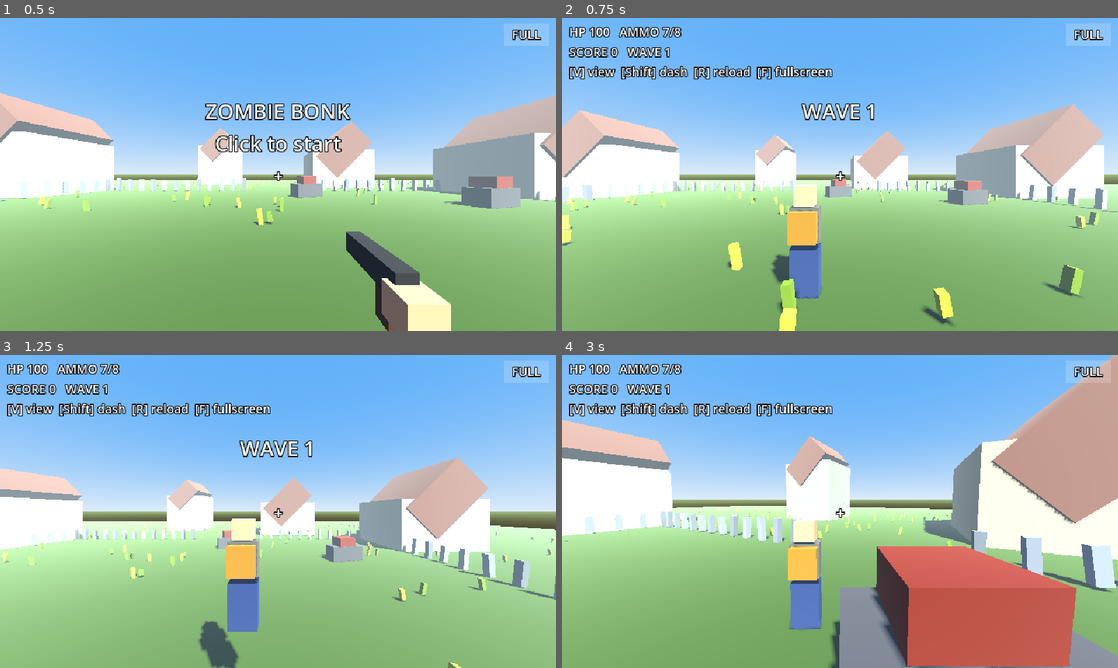
Above: before the commit, frames 1-4 (two rows, left to right).
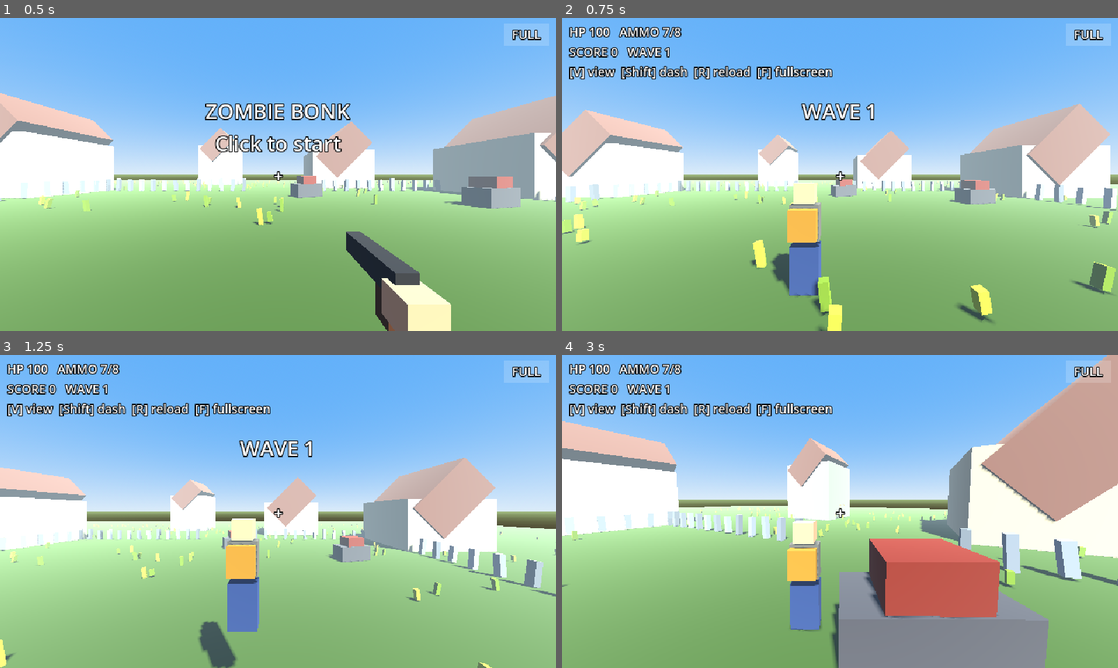
Above: after the commit, the same moments.

Repository: ChaoticEmperor/project-dweller
Game: Godot game, scene res://main.tscn
Two runs of this game, one before a commit and one after it. Both use one fixed random seed, a clock stepped at 60 frames per second and the inputs below.
Inputs (mouse positions are in pixels of both pictures, inside the frame that each line leads up to):
- Up to frame 1 (0.5 s): no input
- Up to frame 2 (0.75 s): tap Enter at 0.5 s; move the mouse to (962, 158) at 0.52 s; hold D from 0.53 s (still down); tap V at 0.6 s; click (962, 158) at 0.67 s
- Up to frame 3 (1.25 s): keep holding D; tap Space at 0.77 s
- Up to frame 4 (3 s): move the mouse to (812, 511) at 1.27 s; release D at 1.28 s; hold W from 1.28 s (still down); tap R at 1.35 s; tap Space at 1.52 s; move the mouse to (851, 505) at 2.02 s; tap F at 2.1 s; move the mouse to (834, 517) at 2.77 s; tap Enter at 2.85 s; click (834, 517) at 2.92 s

Frame 1 is identical in both runs. In frame 2, 8.6% of the frame differs, in the area x 0-100%, y 27-100%; in frame 3, 6.1%; in frame 4, 17%, in the area x 0-100%, y 0-100%.

Commit message:
Smoother, less sensitive touch controls
- Use InputEventScreenDrag.screen_relative normalised by window width, so a
  swipe turns the same angle on every screen (default: half-width = ~52 deg)
- Move the player in _process instead of the 60 Hz physics tick to remove
  jitter on 90/120 Hz displays
- Apply look once per frame, ease movement velocity, add joystick dead zone
- Dragging on FIRE aims while shooting; SENS button cycles sensitivity 1-5

Co-Authored-By: Claude Fable 5.2 <noreply@anthropic.com>
Claude-Session: https://claude.ai/code/session_01BdejgretgPd9xpauuT7qXJ

Diff:
--- a/main.gd
+++ b/main.gd
@@ -49,6 +49,10 @@
 var btn_held := {}     # name -> touch index
 var dash_req := false
 var fs_btn: ColorRect
+var look_delta := Vector2.ZERO   # accumulated touch look, applied once per frame
+var sens_level := 2              # 1..5, shown on the SENS button
+var move_vel := Vector2.ZERO     # smoothed horizontal velocity
+const SENS := [0.0, 1.2, 1.8, 2.5, 3.3, 4.2]  # radians per full screen-width swipe
 
 func mat(c: Color) -> StandardMaterial3D:
 	var k := c.to_html()
@@ -246,6 +250,7 @@
 	buttons["dash"] = make_btn(touch_ui, "DASH", Vector2(60, 46))
 	buttons["reload"] = make_btn(touch_ui, "RELOAD", Vector2(64, 30))
 	buttons["view"] = make_btn(touch_ui, "VIEW", Vector2(52, 26))
+	buttons["sens"] = make_btn(touch_ui, "SENS 2", Vector2(64, 26))
 	touch_mode = DisplayServer.is_touchscreen_available()
 	get_viewport().size_changed.connect(layout)
 	layout()
@@ -257,6 +262,7 @@
 	center.position = Vector2(0, vs.y * 0.25)
 	fs_btn.position = Vector2(vs.x - 60, 6)
 	buttons["view"].position = Vector2(vs.x - 120, 6)
+	buttons["sens"].position = Vector2(vs.x - 192, 6)
 	stick_base.position = Vector2(30, vs.y - 140)
 	reset_stick()
 	buttons["fire"].position = Vector2(vs.x - 110, vs.y - 120)
@@ -306,6 +312,12 @@
 						"dash": dash_req = true
 						"reload": start_reload()
 						"view": toggle_view()
+						"sens":
+							sens_level = sens_level % 5 + 1
+							buttons["sens"].get_child(0).text = "SENS %d" % sens_level
+						"fire":
+							if look_id == -1:
+								look_id = ev.index  # aim while holding FIRE
 					return
 			if p.x < get_viewport().get_visible_rect().size.x * 0.45 and stick_id == -1:
 				stick_id = ev.index
@@ -323,11 +335,14 @@
 	elif ev is InputEventScreenDrag:
 		if ev.index == stick_id:
 			var off: Vector2 = (ev.position - stick_origin).limit_length(50)
-			stick_vec = off / 50.0
+			var mag: float = off.length() / 50.0
+			# dead zone, then ramp up smoothly so small thumb wobble is ignored
+			stick_vec = off.normalized() * clamp((mag - 0.15) / 0.85, 0.0, 1.0) if mag > 0.15 else Vector2.ZERO
 			stick_knob.position = stick_base.position + stick_base.size / 2 - stick_knob.size / 2 + off
 		elif ev.index == look_id and not dead:
-			player.rotate_y(-ev.relative.x * 0.008)
-			pivot.rotation.x = clamp(pivot.rotation.x - ev.relative.y * 0.008, -1.4, 1.4)
+			# screen_relative is unaffected by stretch scaling (Godot docs' advice for touch aiming);
+			# dividing by window width makes a swipe turn the same angle on every phone
+			look_delta += ev.screen_relative / float(max(DisplayServer.window_get_size().x, 1))
 
 func _unhandled_input(ev: InputEvent) -> void:
 	if ev is InputEventMouseMotion and Input.mouse_mode == Input.MOUSE_MODE_CAPTURED and not dead:
@@ -358,9 +373,16 @@
 	if reloading <= 0 and ammo < 8:
 		reloading = 0.9
 
-func _physics_process(dt: float) -> void:
+func _process(dt: float) -> void:
+	# Runs every rendered frame (not the fixed 60 Hz physics tick) so motion stays
+	# smooth on 90/120 Hz phone screens.
 	if not started:
 		return
+	if look_delta != Vector2.ZERO and not dead:
+		var k: float = SENS[sens_level]
+		player.rotate_y(-look_delta.x * k)
+		pivot.rotation.x = clamp(pivot.rotation.x - look_delta.y * k * 0.8, -1.4, 1.4)
+	look_delta = Vector2.ZERO
 	if dead:
 		center.text = "YOU GOT BONKED!\nScore %d  -  Wave %d\n%s to try again" % [score, wave, "Tap" if touch_mode else "[Enter]"]
 		return
@@ -382,8 +404,11 @@
 	if dash_t > 0:
 		dash_t -= dt
 		speed = 28.0
-	player.velocity.x = dir.x * speed
-	player.velocity.z = dir.z * speed
+	# ease toward the target speed instead of snapping (dashes stay instant)
+	var target := Vector2(dir.x, dir.z) * speed
+	move_vel = target if dash_t > 0 else move_vel.lerp(target, 1.0 - exp(-14.0 * dt))
+	player.velocity.x = move_vel.x
+	player.velocity.z = move_vel.y
 	if player.is_on_floor():
 		if Input.is_key_pressed(KEY_SPACE) or btn_held.has("jump"):
 			player.velocity.y = 8.0
